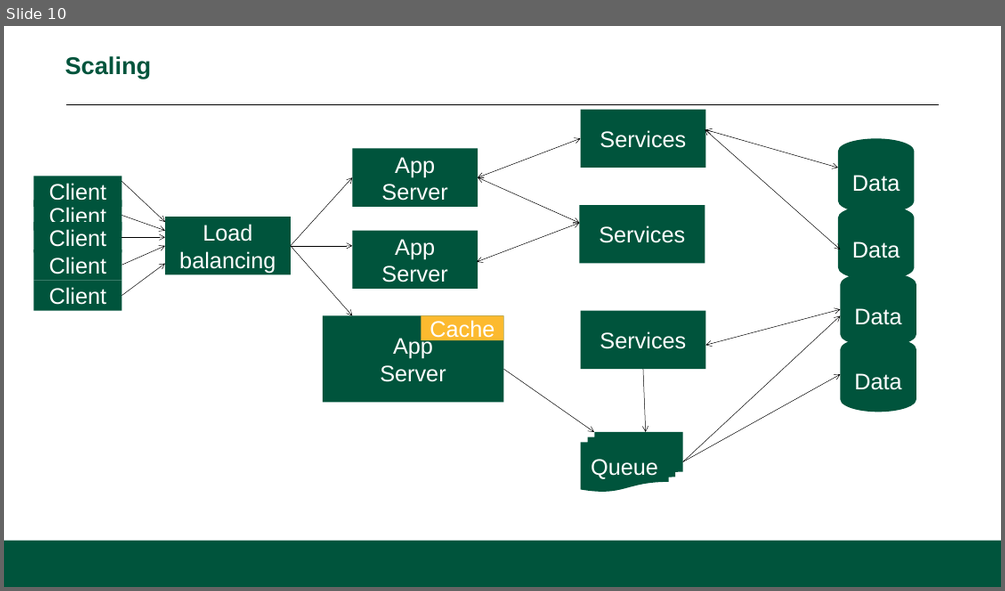
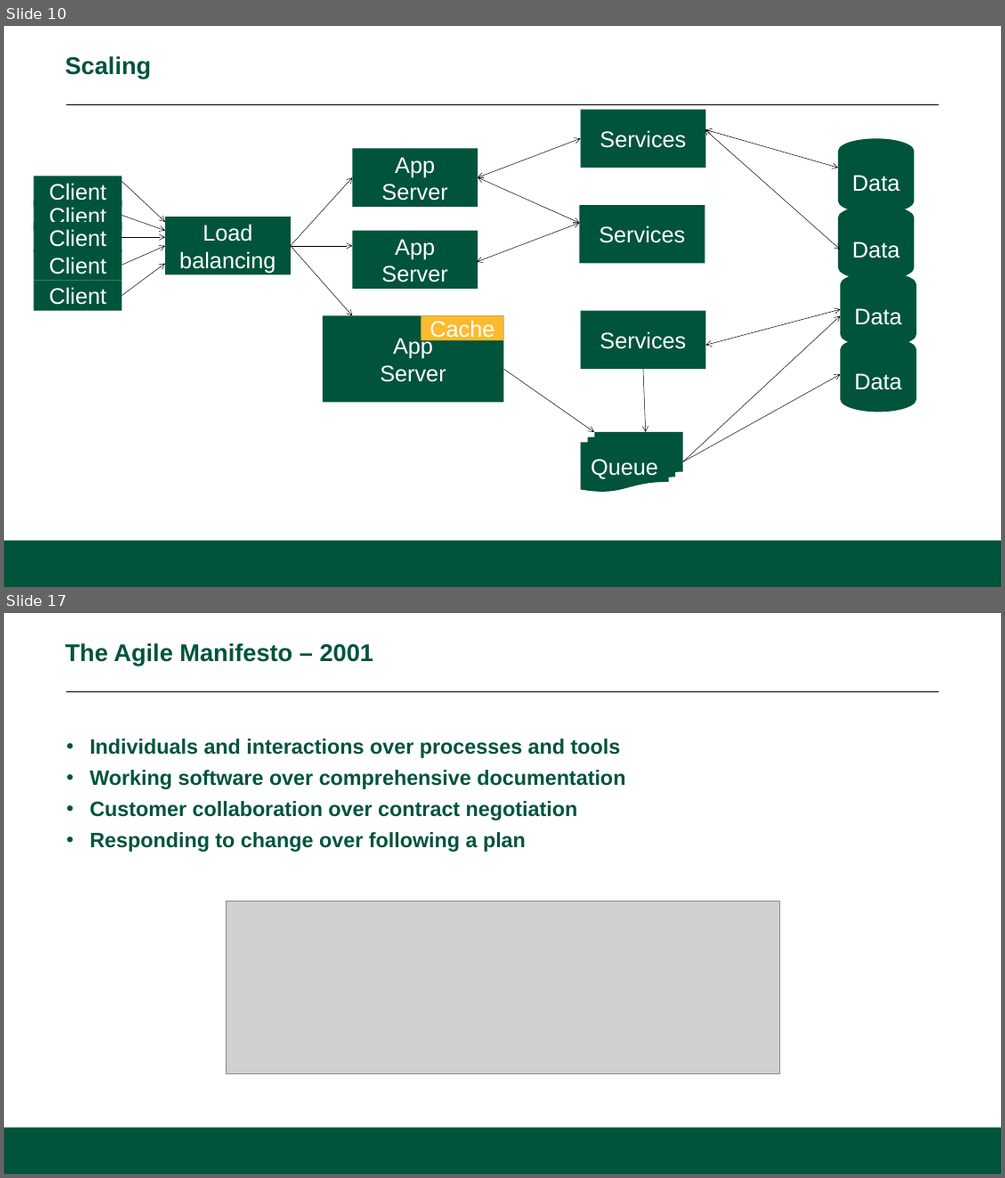
Before and after one commit to CS601-F15/lectures, a slide deck: slides/intro.pptx. Shown one above the other, each under a label of ours: slide 10 before the commit, slides 10 and 17 after it; the slides between them are not shown. The pictures are 1005x591 and 1005x1178 pixels, drawn with LibreOffice and Linux fonts; fonts in the diff are those of the drawing; grey boxes stand for pictures; background and template pictures are left out. Boxes give left, top, right and bottom in pixels: in the first picture for what was removed or moved away, otherwise in the second. Text is boxed around its words. In the diff, an @@ line names an element or a change of style, - is before the commit and + after.

```diff
--- a/slides/intro.pptx
+++ b/slides/intro.pptx
@@ slide 17 added at [4, 613, 1001, 1174], background #FFFFFF; not listed: 2 template elements that a slide beside it also shows @@
@@ title added at [65, 643, 374, 666], 28 pt, text #00543C, bold @@
+The Agile Manifesto – 2001
@@ text added at [89, 738, 625, 852], 24 pt, text #00543C, bold @@
+• Individuals and interactions over processes and tools
+• Working software over comprehensive documentation
+• Customer collaboration over contract negotiation
+• Responding to change over following a plan
@@ picture added at [226, 900, 780, 1073] @@
```
Also in this commit, not shown: 7 other slides added.
